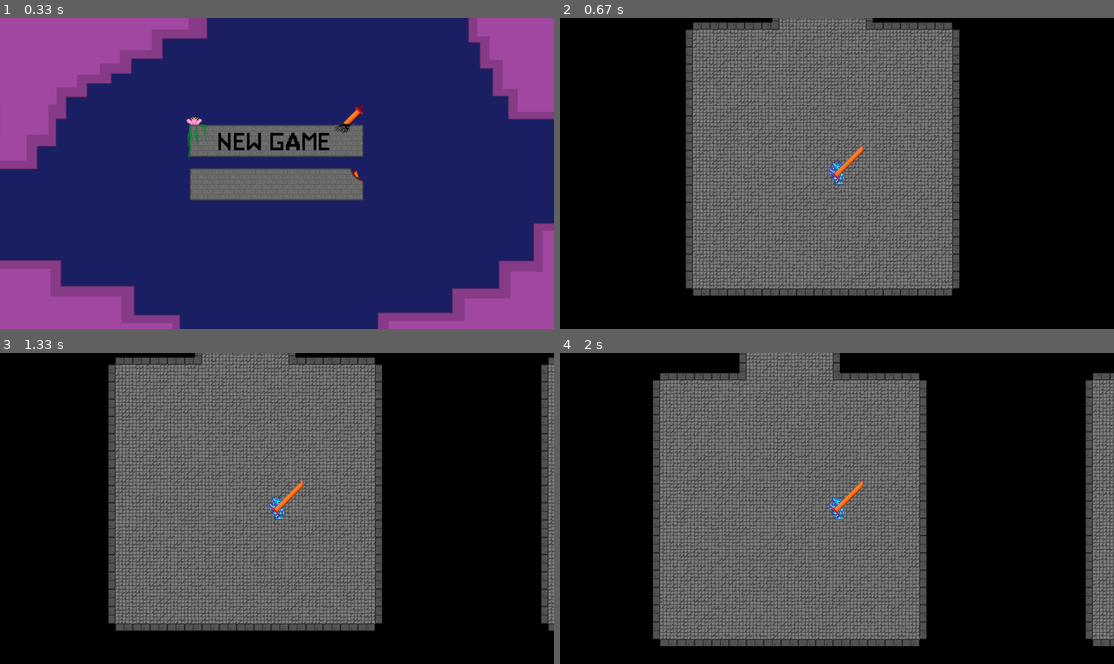
Above: before the commit, frames 1-4 (two rows, left to right).
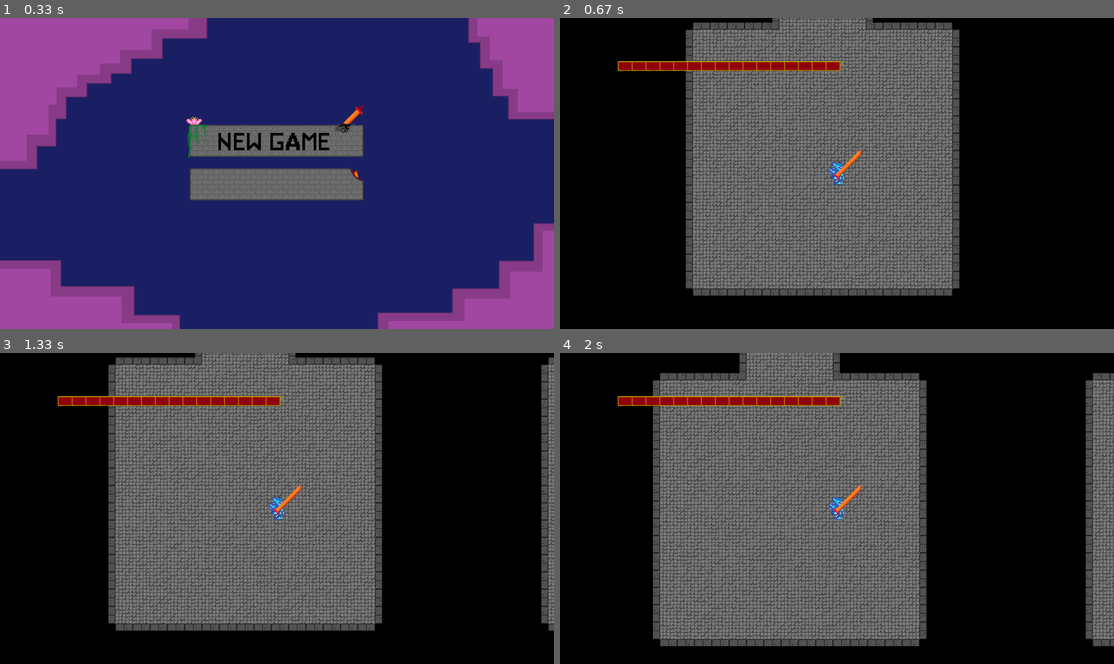
Above: after the commit, the same moments.

Repository: MayorThunder/pygame
Game: pygame game, started from PygameProject.py
The game is run twice, just before and just after one commit, with the same random seed, the same clock (stepped at 60 frames per second) and the same inputs.
Inputs (mouse positions are in pixels of both pictures, inside the frame that each line leads up to):
- Up to frame 1 (0.33 s): no input
- Up to frame 2 (0.67 s): click (837, 139) at 0.38 s
- Up to frame 3 (1.33 s): click (254, 524) at 0.72 s; hold D from 1 s (still down); move the mouse to (454, 499) at 1.03 s
- Up to frame 4 (2 s): release D at 1.47 s; hold W 1.5-1.8 s; hold D from 1.83 s (still down)

Frame 1 is identical in both runs. In frame 2, 1.4% of the frame differs, in the area x 10-55%, y 13-52%; in frame 3, 1.4%; in frame 4, 1.4%.

Commit message:
Добавлено: спрайты хп бара, сам хп бар и отображение оставшегося здоровья

Diff:
--- a/PygameProject.py
+++ b/PygameProject.py
@@ -53,27 +53,27 @@
                          {"warrior":
                               {"swords":
                                    {"stag_blade":
-                                        {"size": 1, "dmg": 300, "ats": 2, "AoE": 135}}}},
+                                        {"size": 1.1, "dmg": 250, "ats": 2.1, "AoE": 135}}}},
                      "C": {"warrior":
                                {"swords":
                                     {"stag_blade":
-                                         {"size": 1.2, "dmg": 350, "ats": 2, "AoE": 135}}}},
+                                         {"size": 1.3, "dmg": 280, "ats": 2.2, "AoE": 135}}}},
                      "B": {"warrior":
                                {"swords":
                                     {"stag_blade":
-                                         {"size": 1.3, "dmg": 400, "ats": 2.2, "AoE": 155}}}},
+                                         {"size": 1.4, "dmg": 310, "ats": 2.3, "AoE": 155}}}},
                      "A": {"warrior":
                                {"swords":
                                     {"stag_blade":
-                                         {"size": 1.5, "dmg": 420, "ats": 2.5, "AoE": 155}}}},
+                                         {"size": 1.5, "dmg": 350, "ats": 2.5, "AoE": 155}}}},
                      "S": {"warrior":
                                {"swords":
                                     {"stag_blade":
-                                         {"size": 1.7, "dmg": 440, "ats": 2.8, "AoE": 155}}}},
+                                         {"size": 1.6, "dmg": 400, "ats": 2.7, "AoE": 155}}}},
                      "SS": {"warrior":
                                 {"swords":
                                      {"stag_blade":
-                                          {"size": 1.8, "dmg": 550, "ats": 3.1, "AoE": 180}}}}}}
+                                          {"size": 1.8, "dmg": 450, "ats": 3.1, "AoE": 180}}}}}}
 
 damage_col = {"weapons":
                   {"warrior": "orange"},
@@ -86,8 +86,8 @@
 levels = {1: {"size": (7, 7), "iters": [[2], [2, 2], [3, 4]]}}
 
 enemiy_spawn = {1: {"close_combat":
-                   {"standart":
-                       {"base_enemy": (3, 4)}}}}
+                        {"standart":
+                             {"base_enemy": (3, 4)}}}}
 
 doors = {(0, -1): "hu", (-1, 0): "vl", (1, 0): "vr", (0, 1): "hd"}
 
@@ -111,8 +111,8 @@
         self.typer = typer
         self.num = num
         self.was = False
-        self.rect = pygame.Rect(cx - sizes["stand_room"][0] // 2, cy - sizes["stand_room"][1] // 2,
-                                sizes["stand_room"][0], sizes["stand_room"][1])
+        self.rect = pygame.Rect(cx - sizes["stand_room"][0] // 2 + 50, cy - sizes["stand_room"][1] // 2 + 50,
+                                sizes["stand_room"][0] - 50, sizes["stand_room"][1] - 50)
         if empty:
             self.empty = empty
         if typer == "start" or typer == "stand" or typer == "portal" or typer == "unusual":
@@ -250,6 +250,7 @@
             elif not self.turn and x < 0:
                 self.turn = not self.turn
                 self.image = sprite_images['player'][self.cl][1]
+        player_health_bar.apply(self.cur_hp)
         weapon.apply(self.rect.x, self.rect.y, self.turn)
 
     def on_col(self, x, y):
@@ -267,26 +268,74 @@
     def inf(self):
         return self.wall_collidable_sprite
 
-    def get_damage(self, amount):
+    def get_damage(self, amount, entype):
         if not self.timer:
-            print(self.cur_hp)
+            real_dmg = randint(int(0.9 * amount), int(1.1 * amount))
+            damage.add_to_showlist(damage_col[entype],
+                                   self.rect.x, self.rect.y - 1.5 * self.rect.h, real_dmg)
+            self.cur_hp -= real_dmg
             self.timer += 30
-            self.cur_hp -= randint(int(0.9 * amount), int(1.1 * amount))
+
+
+class PlayerHealthBar():
+    def __init__(self, x, y, hp):
+        self.max_hp = hp
+        self.x = x
+        self.y = y
+        self.health_bar_size = (46, 28)
+        self.left_bar = sprite_images['bars']["player"]["left"]
+        self.left_bar_rect = self.left_bar.get_rect()
+        self.medium_bar = sprite_images['bars']["player"]["medium"]
+        self.medium_bar_rect = self.medium_bar.get_rect()
+        self.right_bar = sprite_images['bars']["player"]["right"]
+        self.right_bar_rect = self.right_bar.get_rect()
+
+    def apply(self, hp):
+        screen.blit(self.left_bar, (self.x, self.y))
+        pygame.draw.rect(screen, "black",
+                         (self.x + 3, self.y + 3, *self.health_bar_size))
+        pygame.draw.rect(screen, (146, 0, 10),
+                         (self.x + 3, self.y + 3, self.health_bar_size[0] * (1 if hp >= 50 else hp / 50),
+                          self.health_bar_size[1]))
+        for i in range(self.max_hp // 50 - 2):
+            screen.blit(self.medium_bar, (self.x + i * self.medium_bar_rect.w + self.left_bar_rect.w, self.y))
+            pygame.draw.rect(screen, "black",
+                             (self.x + i * self.medium_bar_rect.w + self.left_bar_rect.w + 1,
+                              self.y + 3, *self.health_bar_size))
+            if hp > (i + 1) * 50:
+                pygame.draw.rect(screen, (146, 0, 10), (self.x + i * self.medium_bar_rect.w + self.left_bar_rect.w + 1,
+                              self.y + 3, self.health_bar_size[0] * (1 if hp > (i + 2) * 50 else (hp - (i + 1) * 50) / 50),
+                              self.health_bar_size[1]))
+        screen.blit(self.right_bar, (self.x + (self.max_hp // 50 - 2) * self.medium_bar_rect.w + self.left_bar_rect.w, self.y))
+        pygame.draw.rect(screen, "black",
+                         (self.x + (self.max_hp // 50 - 2) * self.medium_bar_rect.w + self.left_bar_rect.w + 1,
+                          self.y + 3, *self.health_bar_size))
+        if hp > self.max_hp - 50:
+            pygame.draw.rect(screen, (146, 0, 10),
+                             (self.x + (self.max_hp // 50 - 2) * self.medium_bar_rect.w + self.left_bar_rect.w + 1,
+                              self.y + 3, self.health_bar_size[0] * (1 if hp == self.max_hp else (self.max_hp - hp) / 50),
+                              self.health_bar_size[1]))
+
+    def change(self, hp):
+        self.max_hp = hp
 
 
 class Close_Combat_Enemy(pygame.sprite.Sprite):
     def __init__(self, enemy_class, entype, cx, cy, spawn, roomn, lvl):
         super().__init__(enemies, close_combat_enemies)
         self.cl = enemy_class
+        self.entype = entype
         self.cur_hp = ((game_enemies[entype][self.cl]["hp"] + game_enemies[entype][self.cl]["hp_add"] * (roomn - 2))
-                  * (1 + game_enemies[entype][self.cl]["coeff"] * (lvl - 1)))
+                       * (1 + game_enemies[entype][self.cl]["coeff"] * (lvl - 1)))
         self.v = ((game_enemies[entype][self.cl]["speed"] + game_enemies[entype][self.cl]["speed_add"] * (roomn - 2))
                   * (1 + game_enemies[entype][self.cl]["coeff"] * (lvl - 1)))
-        self.dmg = ((game_enemies[entype][self.cl]["contact_dmg"] + game_enemies[entype][self.cl]["contact_dmg_add"] * (roomn - 2))
-                  * (1 + game_enemies[entype][self.cl]["coeff"] * (lvl - 1)))
+        self.dmg = ((game_enemies[entype][self.cl]["contact_dmg"] + game_enemies[entype][self.cl]["contact_dmg_add"] * (
+                    roomn - 2))
+                    * (1 + game_enemies[entype][self.cl]["coeff"] * (lvl - 1)))
         self.ats = ((game_enemies[entype][self.cl]["ats"] + game_enemies[entype][self.cl]["ats_add"] * (roomn - 2))
                     * (1 + game_enemies[entype][self.cl]["coeff"] * (lvl - 1)))
-        self.image = pygame.transform.scale_by(sprite_images['enemies'][entype][enemy_class][0], (1 + game_enemies[entype][self.cl]["coeff"] * (lvl - 1)))
+        self.image = pygame.transform.scale_by(sprite_images['enemies'][entype][enemy_class][0],
+                                               (1 + game_enemies[entype][self.cl]["coeff"] * (lvl - 1)))
         self.mask = pygame.mask.from_surface(self.image)
         k = self.image.get_rect()
         dx = randint(-(sizes[spawn][0] - k.w) // 2, (sizes[spawn][0] - k.w) // 2)
@@ -305,7 +354,7 @@
         ret = pygame.sprite.spritecollideany(self, player_gr)
         if ret and not self.attack_timer:
             self.attack_timer = fps // self.ats + 1
-            ret.get_damage(self.dmg)
+            ret.get_damage(self.dmg, self.entype)
         elif self.attack_timer:
             self.attack_timer -= 1
         self.rect.x -= x
@@ -420,7 +469,7 @@
             self.timer += 1
             self.image = pygame.transform.rotate(pygame.transform.scale_by(
                 sprite_images["war_weapons"][self.position][self.weapon][1 if self.side else 0], self.size),
-                                                 self.AoE / (fps / self.ats) * self.timer * (1 if self.side else -1))
+                self.AoE / (fps / self.ats) * self.timer * (1 if self.side else -1))
             self.rect.x = x - formx - 25
             self.rect.y = y - formy - 15
             ret = pygame.sprite.spritecollideany(self, enemies)
@@ -490,6 +539,10 @@
                                "hd": pygame.transform.rotate(get_image('Wall_brick_horizontal.png', False), 180),
                                "vl": get_image('Wall_brick_vertical.png', False),
                                "vr": pygame.transform.rotate(get_image('Wall_brick_vertical.png', False), 180)},
+                     'bars': {"player":
+                                  {"left": get_image("Health_bar_left.png", True),
+                                   "medium": get_image("Health_bar_medium.png", True),
+                                   "right": get_image("Health_bar_right.png", True)}},
                      'floor': {1: get_image('Floor_brick_1.png', False),
                                2: get_image('Floor_brick_2.png', False),
                                3: get_image('Floor_brick_3.png', False)},
@@ -561,11 +614,12 @@
                         if cur_class == "warrior":
                             cur_weap = "stag_blade"
                             weapon_class = "swords"
-                            cur_rank = "SS"
+                            cur_rank = "S"
                             player = Player("warrior")
                             for i in walls:
                                 walls[i].draw(screen_add)
                             weapon = Warrior_weapon(cur_rank, cur_weap, weapon_class)
+                        player_health_bar = PlayerHealthBar(200, 150, classes[cur_class]["hp"])
                 elif fon_set == "game" and event.button == pygame.BUTTON_LEFT:
                     weapon.attack()
 
@@ -593,7 +647,7 @@
                 i.check()
             for i in enemies:
                 i.apply(((classes[cur_class]["speed"] / fps) * dx if res[0] else 0),
-                ((classes[cur_class]["speed"] / fps) * dy if res[1] else 0))
+                        ((classes[cur_class]["speed"] / fps) * dy if res[1] else 0))
             enemies.draw(screen)
             damage.apply()
         pygame.display.flip()
Binary file added: SpritesProject/Health_bar_left.png
Binary file added: SpritesProject/Health_bar_medium.png
Binary file added: SpritesProject/Health_bar_right.png
